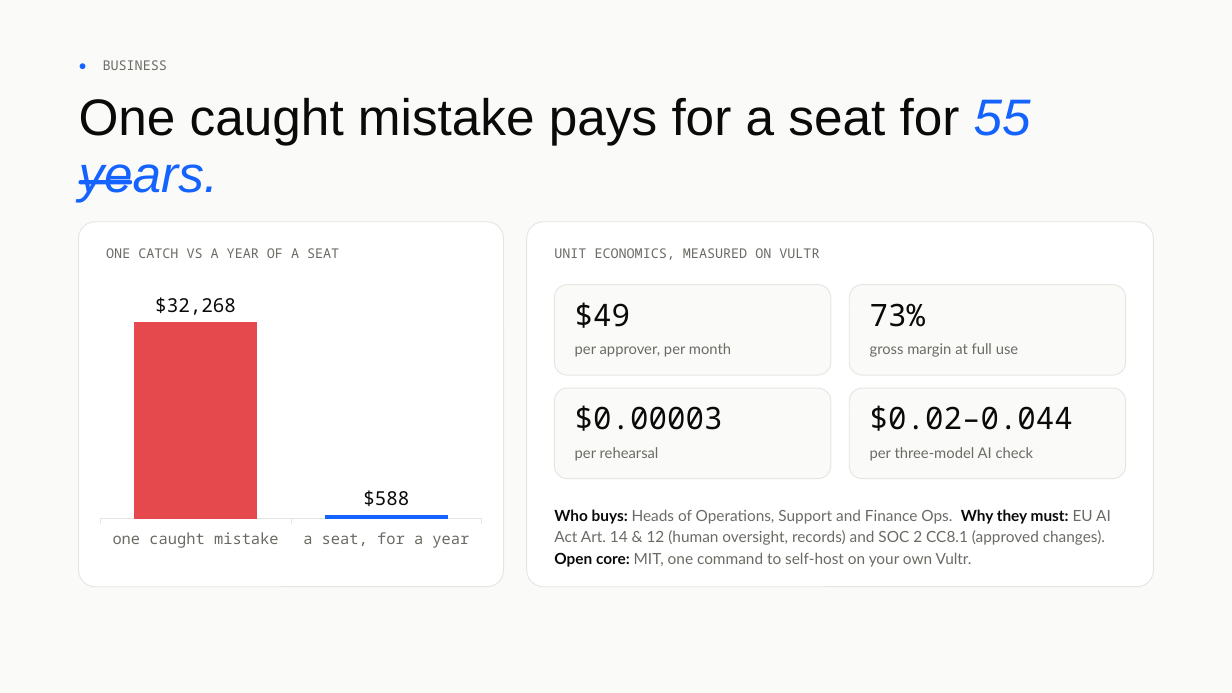
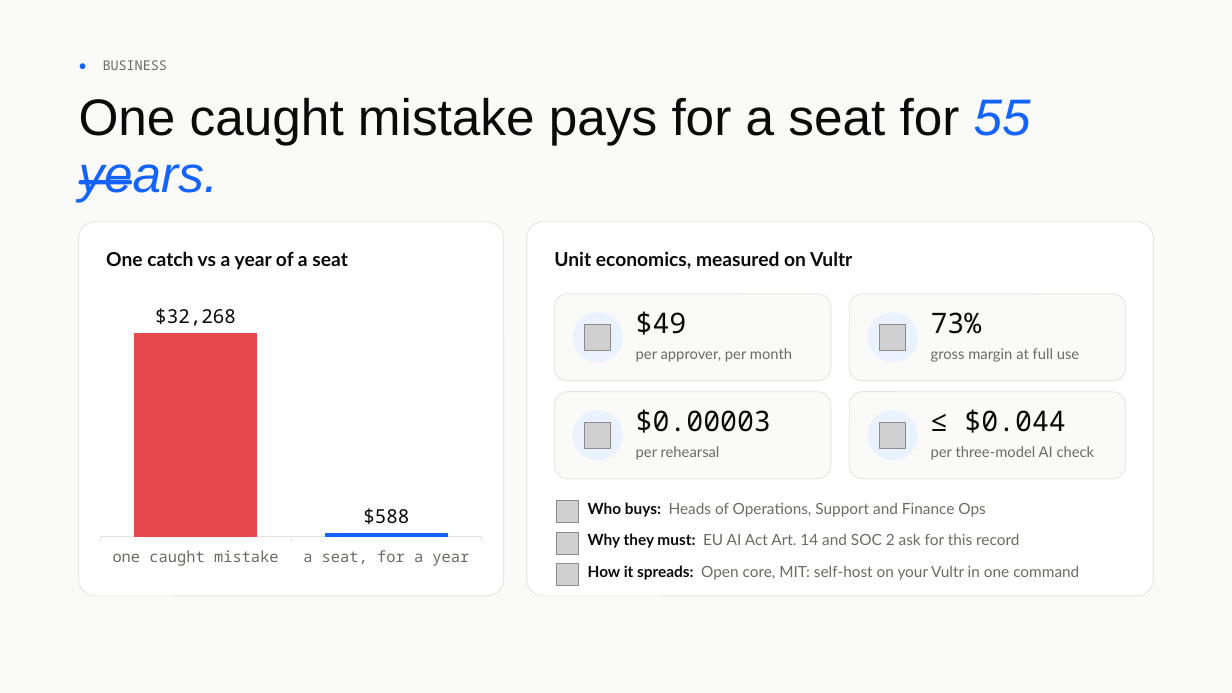
Before and after one commit to vidigoat/stunt-double, a slide deck: slide 9 of presentation/StuntDouble.pptx. Drawn at 1232x693 pixels with LibreOffice and Linux fonts; fonts in the diff are those of the drawing; grey boxes stand for pictures. Boxes give left, top, right and bottom in pixels: in the first picture for what was removed or moved away, otherwise in the second. Text is boxed around its words. In the diff, an @@ line names an element or a change of style, - is before the commit and + after.

```diff
--- a/presentation/StuntDouble.pptx
+++ b/presentation/StuntDouble.pptx
@@ rounded rectangle: place and size @@
-rounded rectangle at (79, 222, 504, 587)
+rounded rectangle at (79, 222, 504, 596)
@@ rounded rectangle: place and size @@
-rounded rectangle at (527, 222, 1153, 587)
+rounded rectangle at (527, 222, 1153, 596)
@@ text at (106, 251, 348, 270): text changed; size 10.5 to 15 pt; font Noto Sans Mono to Lato; text colour #6B6B65 to #0A0A0A; bold on @@
-ONE CATCH VS A YEAR OF A SEAT
+One catch vs a year of a seat
@@ text at (554, 251, 852, 269): text changed; size 10.5 to 15 pt; font Noto Sans Mono to Lato; text colour #6B6B65 to #0A0A0A; bold on @@
-UNIT ECONOMICS, MEASURED ON VULTR
+Unit economics, measured on Vultr
@@ column chart: place and size @@
-column chart at (92, 282, 490, 555)
+column chart at (92, 291, 490, 573)
@@ rounded rectangle: place and size @@
-rounded rectangle at (555, 285, 831, 375)
+rounded rectangle at (555, 294, 831, 381)
@@ proportions changed in 6 elements at (527, 222, 1153, 596), (79, 222, 504, 596), (555, 294, 831, 381), (555, 392, 831, 479), (849, 392, 1126, 479), (849, 294, 1126, 381) @@
@@ rounded rectangle: place and size @@
-rounded rectangle at (849, 285, 1126, 375)
+rounded rectangle at (849, 294, 1126, 381)
@@ ellipse added at (573, 312, 623, 362), fill #EAF1FF @@
@@ picture added at (585, 324, 611, 350) @@
@@ text "$49": place and size @@
-text "$49" at (575, 302, 630, 328)
+text "$49" at (636, 311, 687, 335)
@@ ellipse added at (868, 312, 918, 362), fill #EAF1FF @@
@@ picture added at (880, 324, 906, 350) @@
@@ size 24 to 22 pt in 3 elements at (636, 409, 771, 433), (636, 311, 687, 335), (931, 312, 982, 334) @@
@@ text "73%": place and size @@
-text "73%" at (870, 303, 925, 327)
+text "73%" at (931, 312, 982, 334)
@@ text "per approver, per month": place and size @@
-text "per approver, per month" at (575, 343, 731, 357)
+text "per approver, per month" at (636, 348, 792, 362)
@@ text "gross margin at full use": place and size @@
-text "gross margin at full use" at (870, 343, 1018, 357)
+text "gross margin at full use" at (931, 348, 1079, 362)
@@ rounded rectangle: place and size @@
-rounded rectangle at (555, 388, 831, 479)
+rounded rectangle at (555, 392, 831, 479)
@@ ellipse added at (573, 410, 623, 460), fill #EAF1FF @@
@@ text "$0.00003": place and size @@
-text "$0.00003" at (575, 405, 723, 431)
+text "$0.00003" at (636, 409, 771, 433)
@@ rounded rectangle: place and size @@
-rounded rectangle at (849, 388, 1126, 479)
+rounded rectangle at (849, 392, 1126, 479)
@@ ellipse added at (868, 410, 918, 460), fill #EAF1FF @@
@@ text at (964, 409, 1065, 433): text changed; size 24 to 22 pt @@
-$0.02–0.044
+≤ $0.044
@@ picture added at (585, 422, 611, 448) @@
@@ text "per rehearsal": place and size @@
-text "per rehearsal" at (575, 447, 659, 461)
+text "per rehearsal" at (636, 446, 720, 460)
@@ picture added at (880, 422, 906, 448) @@
@@ text "per three-model AI check": place and size @@
-text "per three-model AI check" at (870, 447, 1034, 461)
+text "per three-model AI check" at (931, 446, 1095, 460)
@@ picture added at (556, 501, 579, 523) @@
@@ text added at (588, 502, 985, 517), 12 pt, text #6B6B65 @@
+Who buys: Heads of Operations, Support and Finance Ops
@@ picture added at (556, 532, 579, 555) @@
@@ text at (588, 533, 1019, 548): text changed @@
-Who buys: Heads of Operations, Support and Finance Ops. Why they must: EU AI Act Art. 14 & 12 (human oversight, records) and SOC 2 CC8.1 (approved changes). Open core: MIT, one command to self-host on your own Vultr.
+Why they must: EU AI Act Art. 14 and SOC 2 ask for this record
@@ picture added at (556, 564, 579, 586) @@
@@ text added at (588, 565, 1079, 580), 12 pt, text #6B6B65 @@
+How it spreads: Open core, MIT: self-host on your Vultr in one command
```
Also in this commit, not shown: 2 other slides changed, 17 other files.
